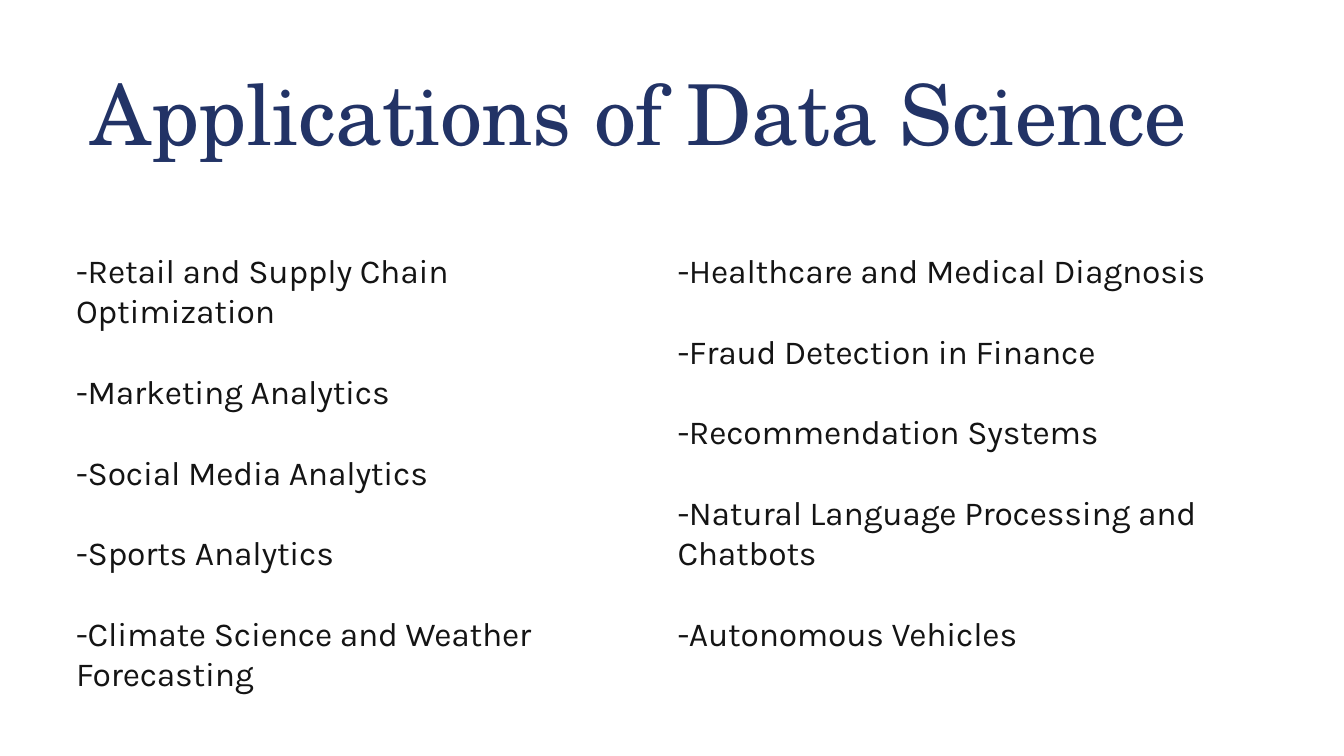
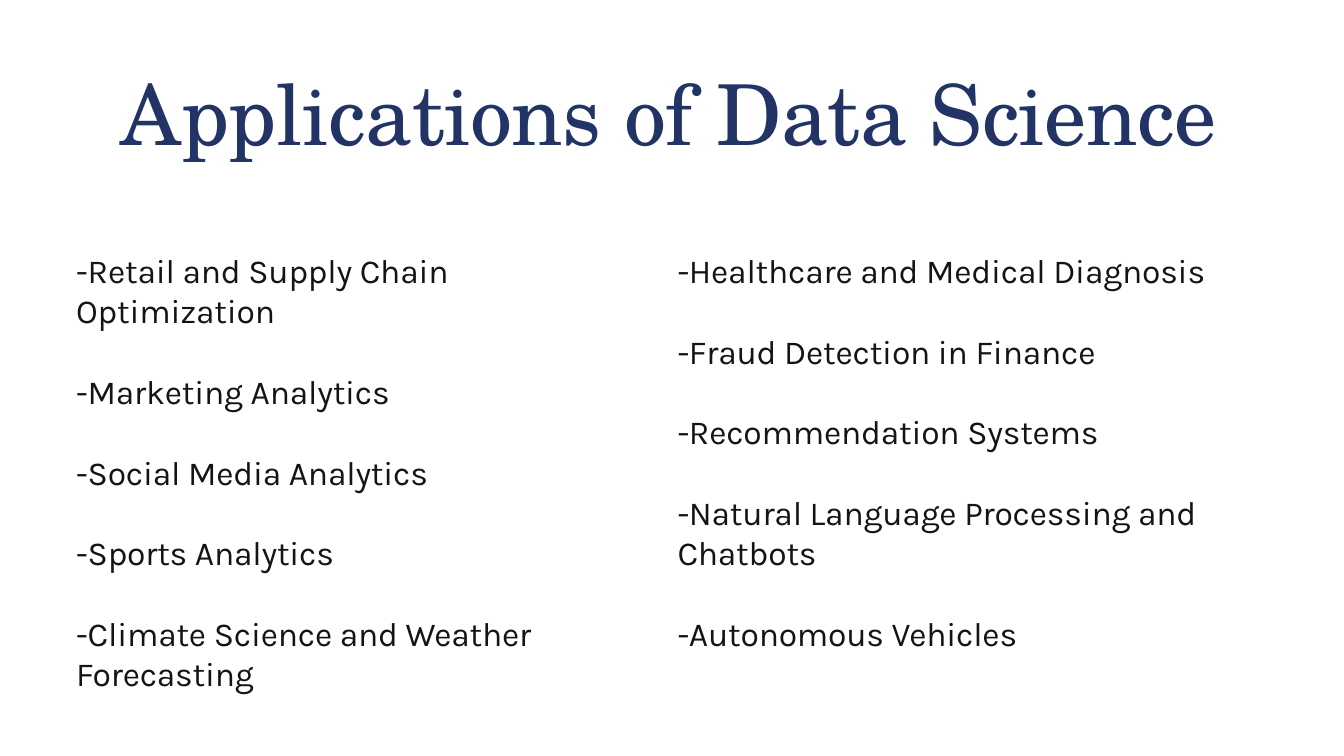
Before and after one commit to AbdoHalem/DEPI-GP, a slide deck: slide 3 of Final Version_ALX1_AIS3_S1e/IBM Data Science Final Project Graduation.pptx. Drawn at 1344x756 pixels with LibreOffice and Linux fonts; fonts in the diff are those of the drawing. Boxes give left, top, right and bottom in pixels: in the first picture for what was removed or moved away, otherwise in the second. Text is boxed around its words. In the diff, an @@ line names an element or a change of style, - is before the commit and + after.

```diff
--- a/Final Version_ALX1_AIS3_S1e/IBM Data Science Final Project Graduation.pptx
+++ b/Final Version_ALX1_AIS3_S1e/IBM Data Science Final Project Graduation.pptx
@@ text "Applications of Data Science": place and size @@
-text "Applications of Data Science" at box(91, 83, 1187, 162)
+text "Applications of Data Science" at box(121, 83, 1217, 162)
```
Also in this commit, not shown: 1 other slide changed.
